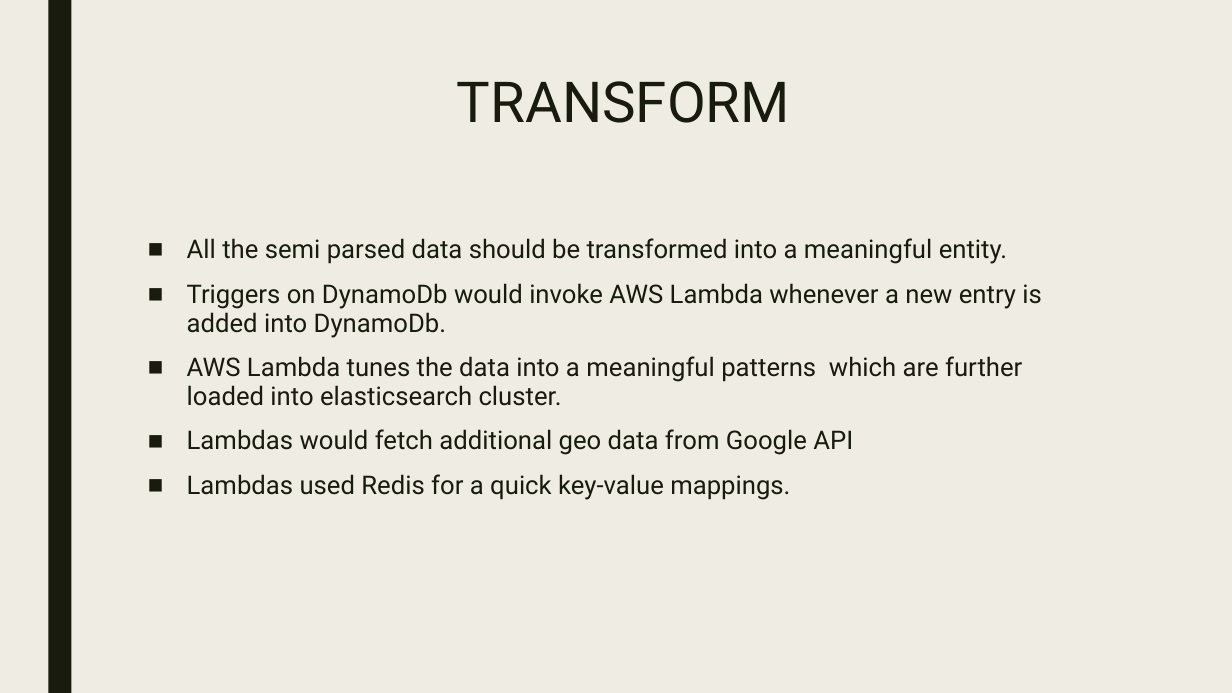
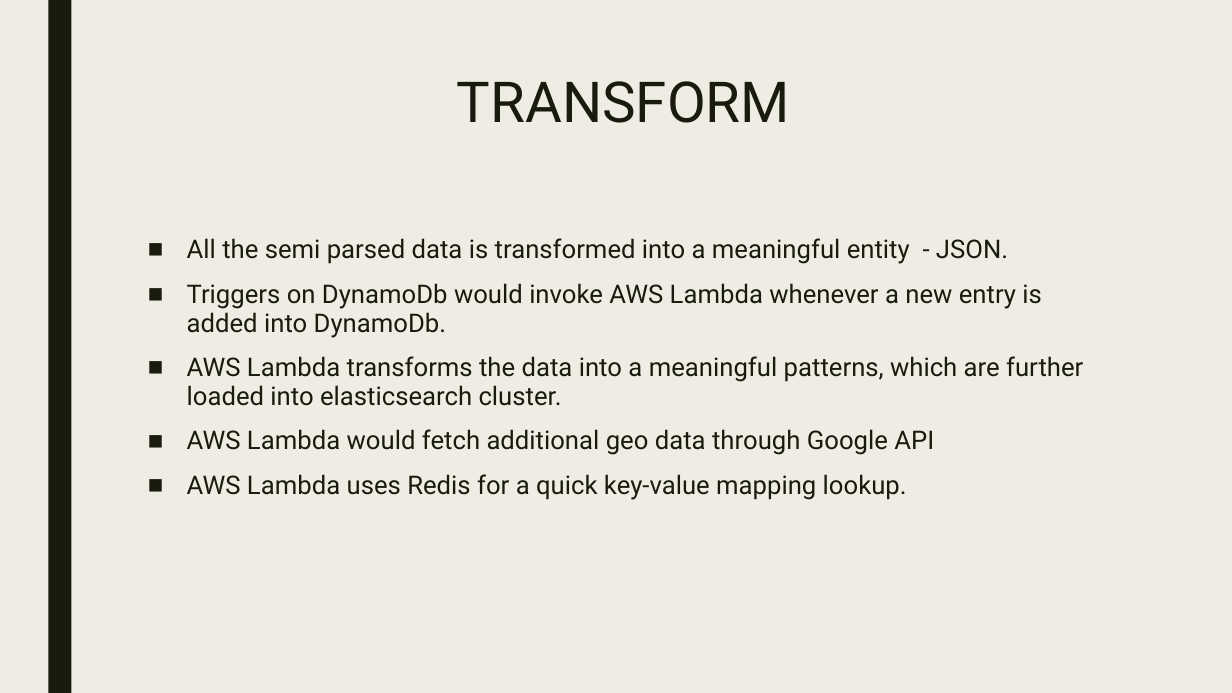
Before and after one commit to CUBigDataClass/Indian-Premier-League, a slide deck: slide 8 of Data Analysis & Visualisations of IPL.pptx. Drawn at 1232x693 pixels with LibreOffice and Linux fonts; fonts in the diff are those of the drawing. Boxes give left, top, right and bottom in pixels: in the first picture for what was removed or moved away, otherwise in the second. Text is boxed around its words. In the diff, an @@ line names an element or a change of style, - is before the commit and + after.

```diff
--- a/Data Analysis & Visualisations of IPL.pptx
+++ b/Data Analysis & Visualisations of IPL.pptx
@@ text at (187,238,1008,264): text changed @@
-■ All the semi parsed data should be transformed into a meaningful entity.
+■ All the semi parsed data is transformed into a meaningful entity - JSON.
@@ text at (187,356,1083,500): text changed @@
-■ AWS Lambda tunes the data into a meaningful patterns which are further loaded into elasticsearch cluster.
-■ Lambdas would fetch additional geo data from Google API
-■ Lambdas used Redis for a quick key-value mappings.
+■ AWS Lambda transforms the data into a meaningful patterns, which are further loaded into elasticsearch cluster.
+■ AWS Lambda would fetch additional geo data through Google API
+■ AWS Lambda uses Redis for a quick key-value mapping lookup.
```
Also in this commit, not shown: 5 other slides changed, 2 slides added, 2 slides removed.
